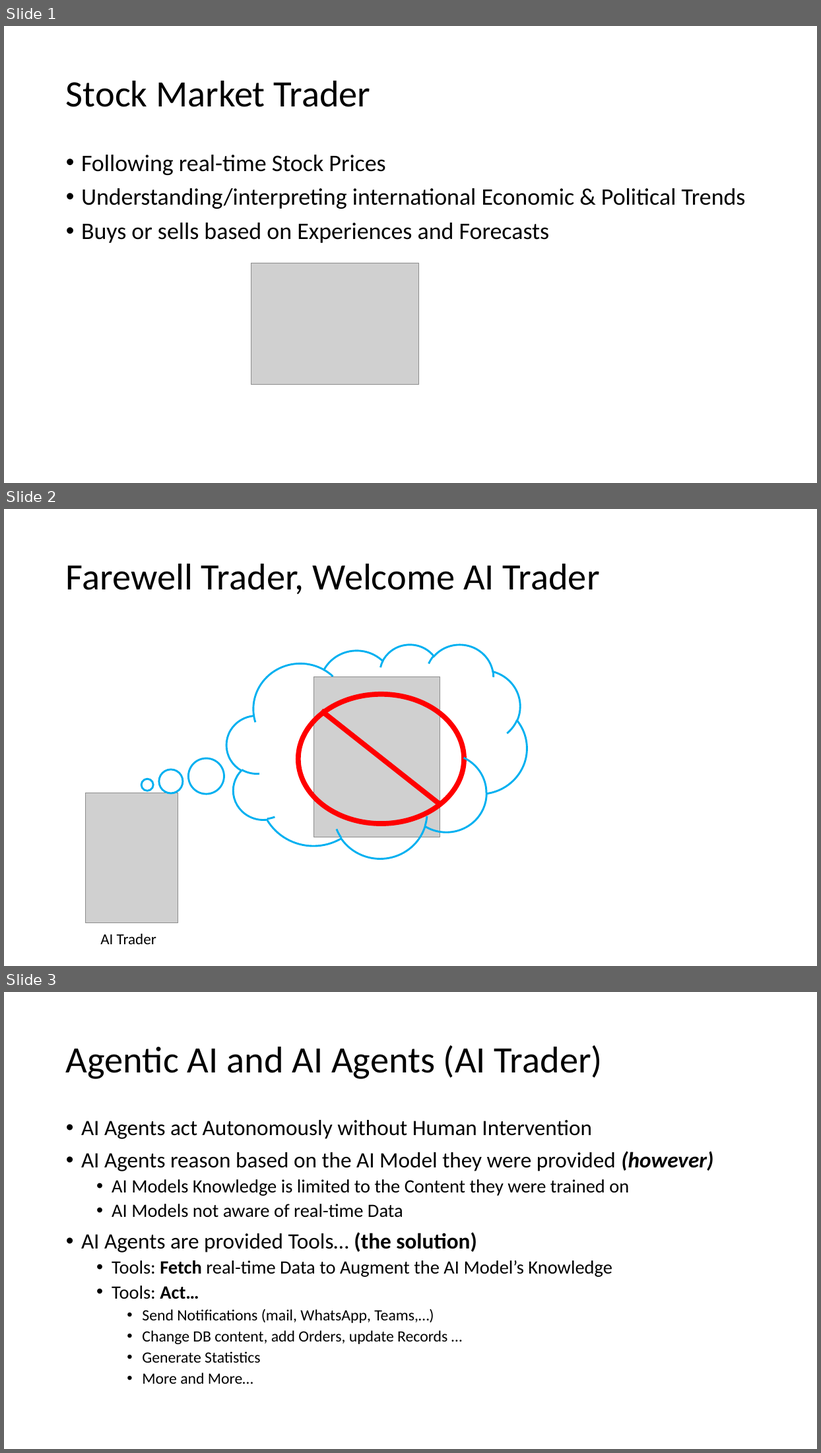
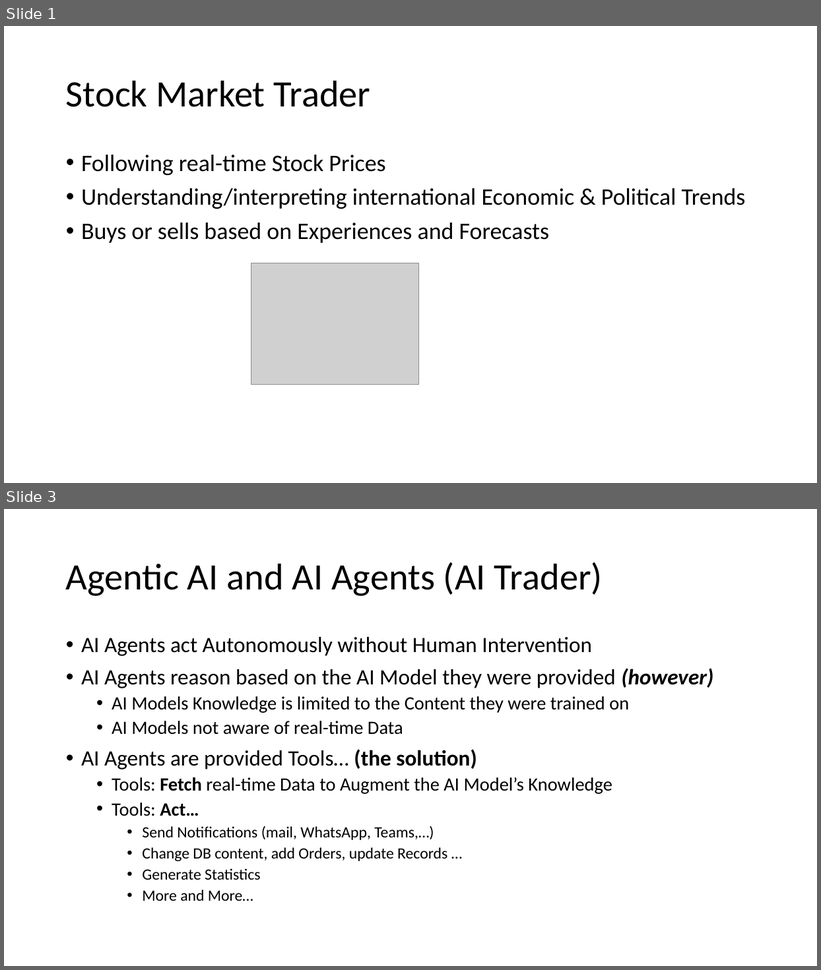
Before and after one commit to agilesolutions/agilesolutions.github.io, a slide deck: ppt/ai-trader.pptx. Shown one above the other, each under a label of ours: slides 1, 2 and 3 before the commit, slides 1 and 3 after it; the slides between them are not shown. The pictures are 821x1453 and 821x970 pixels, drawn with LibreOffice and Linux fonts; fonts in the diff are those of the drawing; grey boxes stand for pictures. Boxes give left, top, right and bottom in pixels: in the first picture for what was removed or moved away, otherwise in the second. Text is boxed around its words. In the diff, an @@ line names an element or a change of style, - is before the commit and + after.

Commit message:
AI trader

```diff
--- a/ppt/ai-trader.pptx
+++ b/ppt/ai-trader.pptx
@@ slide 2 removed at (x1=4, y1=509, x2=817, y2=966), background #FFFFFF @@
@@ title removed at (x1=66, y1=563, x2=600, y2=594) @@
-Farewell Trader, Welcome AI Trader
@@ thought cloud removed at (x1=226, y1=644, x2=527, y2=859) @@
@@ picture removed at (x1=314, y1=677, x2=440, y2=838) @@
@@ ellipse removed at (x1=298, y1=694, x2=465, y2=824) @@
@@ line removed from (321, 711) to (441, 805) @@
@@ picture removed at (x1=86, y1=793, x2=178, y2=923) @@
@@ text removed at (x1=100, y1=934, x2=156, y2=945) @@
-AI Trader
```
Also in this commit, not shown: 1 slide added.
